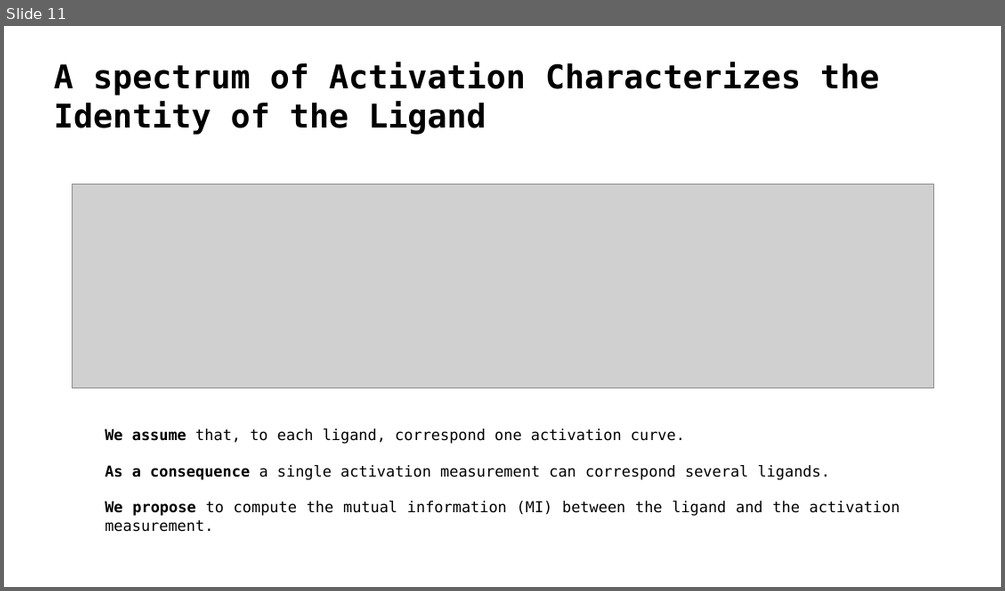
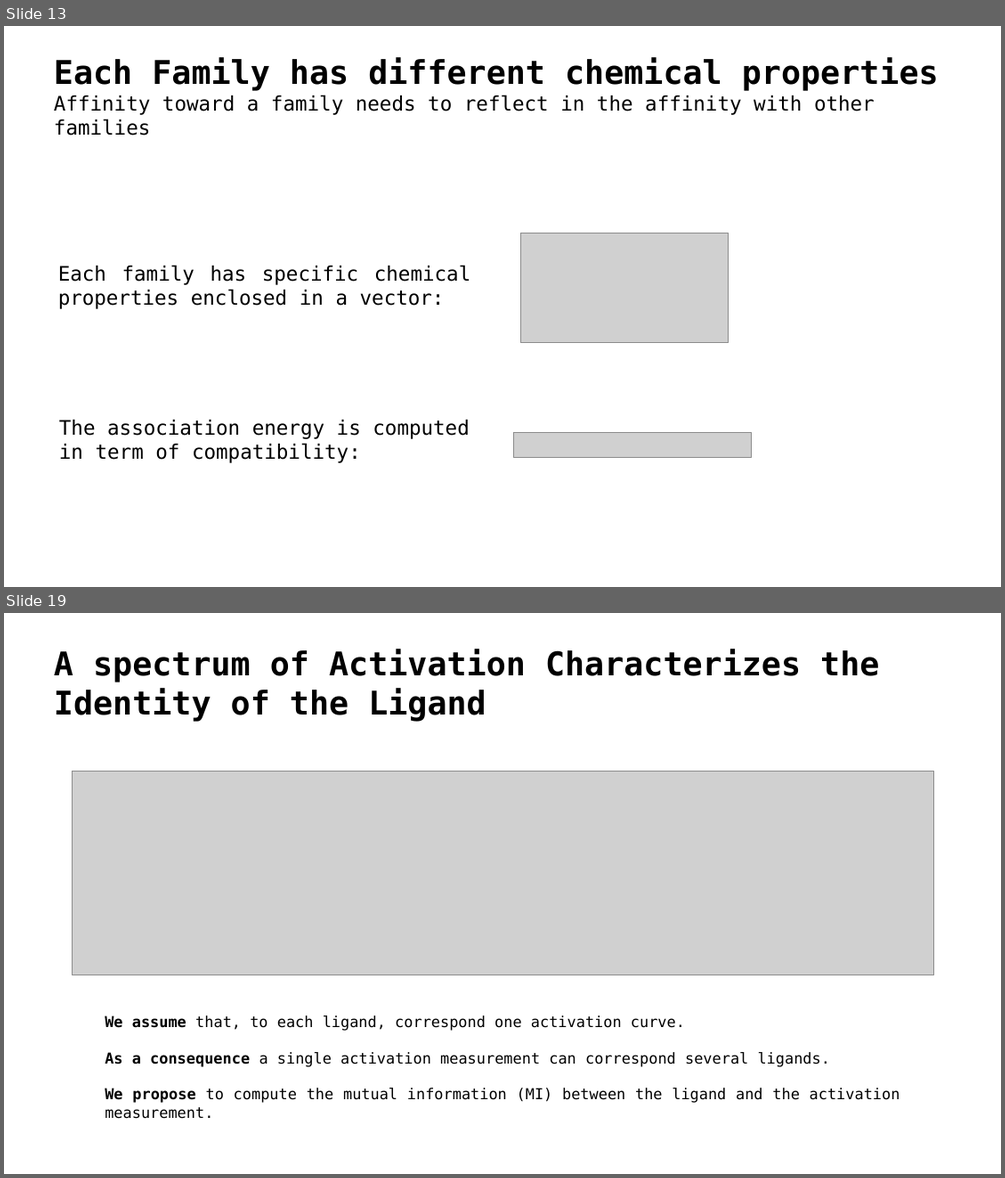
Before and after one commit to HugoLeRoy94/octopus_smelling, a slide deck: presentation/meeting_w_exp_team.odp. Shown one above the other, each under a label of ours: slide 11 before the commit, slides 13 and 19 after it; the slides between them are not shown. The pictures are 1005x591 and 1005x1178 pixels, drawn with LibreOffice and Linux fonts; fonts in the diff are those of the drawing; grey boxes stand for pictures; background and template pictures are left out. Boxes give left, top, right and bottom in pixels: in the first picture for what was removed or moved away, otherwise in the second. Text is boxed around its words. In the diff, an @@ line names an element or a change of style, - is before the commit and + after.

```diff
--- a/presentation/meeting_w_exp_team.odp
+++ b/presentation/meeting_w_exp_team.odp
@@ slide 13 added at (4, 26, 1001, 587), background #FFFFFF @@
@@ title added at (54, 57, 938, 135), 16 pt, text #000000 @@
+Each Family has different chemical properties
+Affinity toward a family needs to reflect in the affinity with other families
@@ picture added at (520, 233, 728, 343) @@
@@ text added at (58, 265, 470, 309), 16 pt, text #000000 @@
+Each family has specific chemical properties enclosed in a vector:
@@ text added at (59, 419, 469, 463), 16 pt, text #000000 @@
+The association energy is computed in term of compatibility:
@@ picture added at (514, 433, 751, 459) @@
@@ what was slide 11 is now slide 19 @@
```
Also in this commit, not shown: 10 slides changed, 8 other slides added, 1 slide removed, 4 other files.
